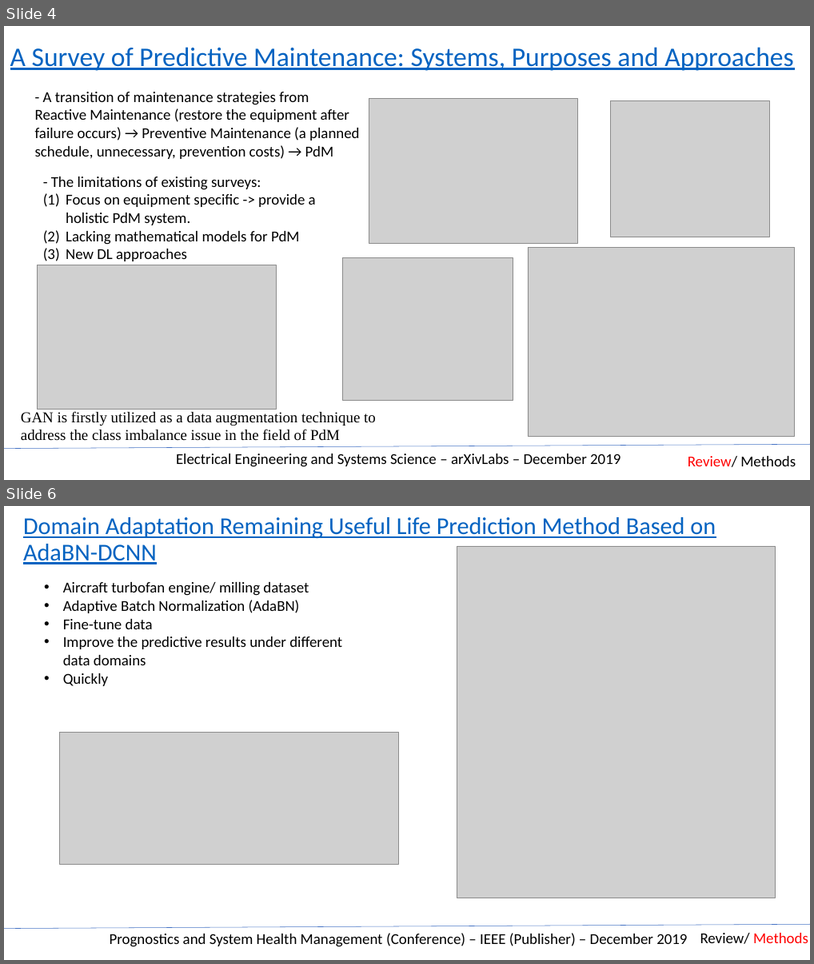
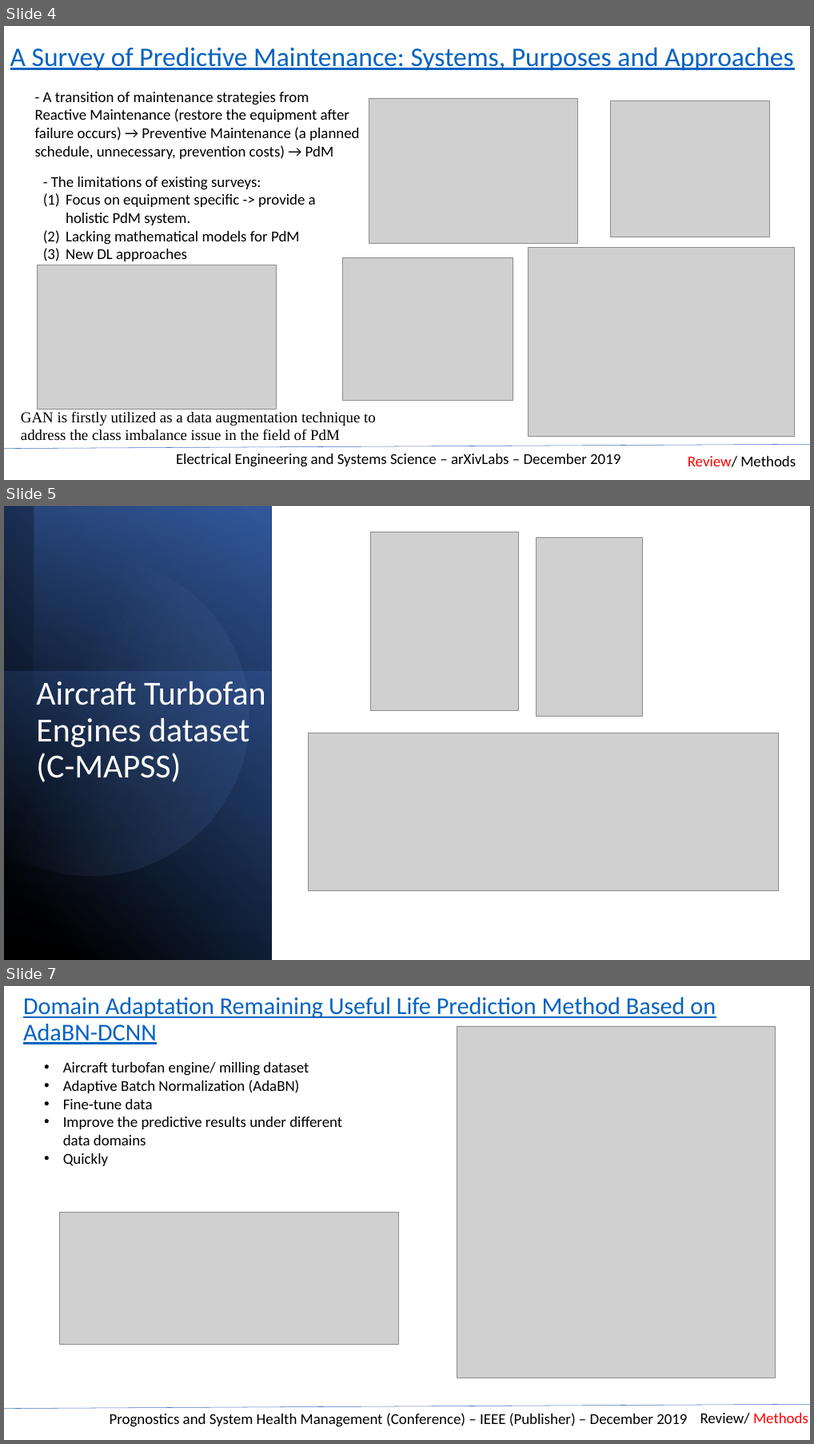
Before and after one commit to mrtrunghieu1/predictive-maintenance-awesome, a slide deck: slides/PredictiveMaintainance_Review.pptx. Shown one above the other, each under a label of ours: slides 4 and 6 before the commit, slides 4, 5 and 7 after it; the slides between them are not shown. The pictures are 814x964 and 814x1444 pixels, drawn with LibreOffice and Linux fonts; fonts in the diff are those of the drawing; grey boxes stand for pictures. Boxes give left, top, right and bottom in pixels: in the first picture for what was removed or moved away, otherwise in the second. Text is boxed around its words. In the diff, an @@ line names an element or a change of style, - is before the commit and + after.

Commit message:
[UPDATE] Update Dataset

```diff
--- a/slides/PredictiveMaintainance_Review.pptx
+++ b/slides/PredictiveMaintainance_Review.pptx
@@ slide 5 added at (4,506,810,960), background #FFFFFF @@
@@ rectangle added at (4,506,271,960), fill gradient #000000 to #2F5597 @@
@@ rectangle added at (34,507,270,960), fill gradient #4472C4 to #000000 @@
@@ freeform shape added at (4,537,278,904), fill gradient #8FAADC to #2F5597 @@
@@ picture added at (371,532,519,711) @@
@@ picture added at (536,537,643,716) @@
@@ rectangle added at (4,672,271,960), fill gradient #4472C4 to #203864 @@
@@ text added at (36,681,266,782), 40 pt, text #FFFFFF @@
+Aircraft Turbofan Engines dataset (C-MAPSS)
@@ picture added at (308,733,779,891) @@
@@ what was slide 6 is now slide 7 @@
```
Also in this commit, not shown: 2 other slides added.
